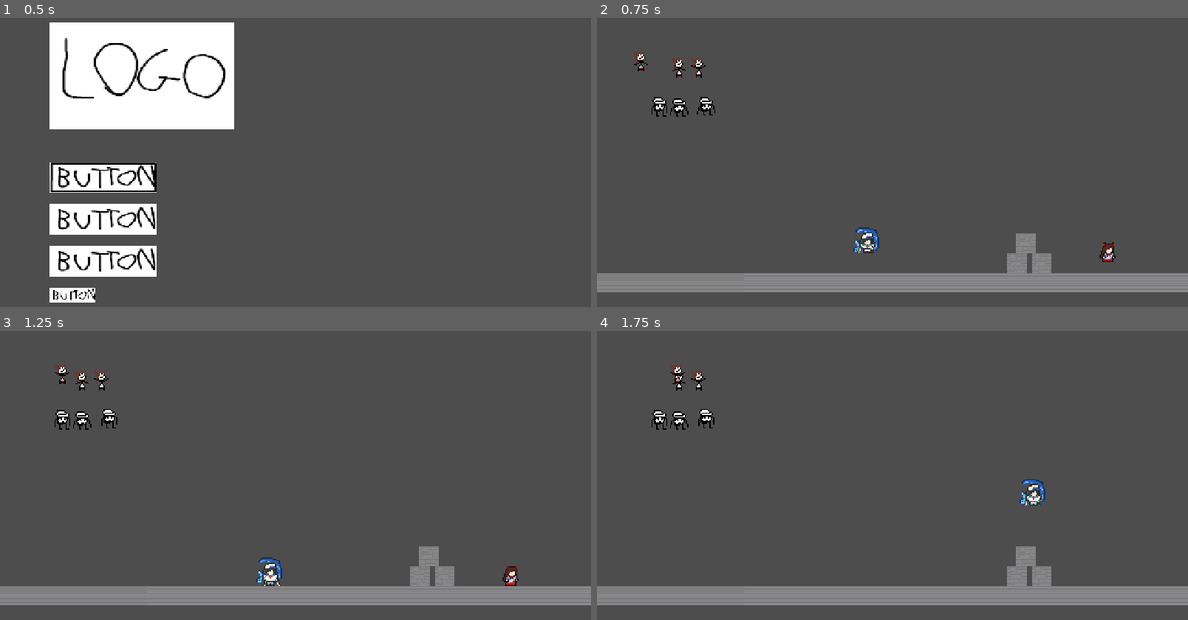
Above: before the commit, frames 1-4 (two rows, left to right).
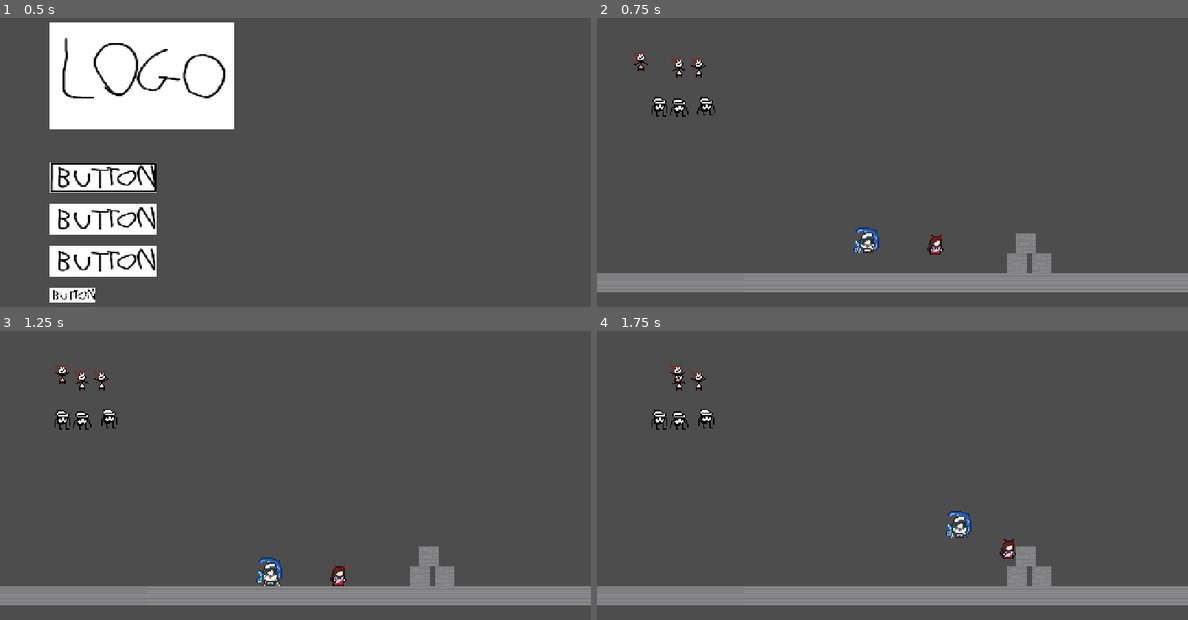
Above: after the commit, the same moments.

Repository: yumio7/KageBushinNoJutsu
Game: Godot game, scene res://Scenes/mainmenu.tscn
Two runs of this game, one before a commit and one after it. Both use one fixed random seed, a clock stepped at 60 frames per second and the inputs below.
Inputs (mouse positions are in pixels of both pictures, inside the frame that each line leads up to):
- Up to frame 1 (0.5 s): no input
- Up to frame 2 (0.75 s): click (697, 176) at 0.5 s
- Up to frame 3 (1.25 s): no input
- Up to frame 4 (1.75 s): hold Right (Right) from 1.28 s (still down); hold X (Ability) from 1.28 s (still down); tap Z (Jump) at 1.52, 1.55 s

Frame 1 is identical in both runs. In frame 2, 0.3% of the frame differs, in the area x 55-88%, y 75-85%; in frame 3, 0.3%; in frame 4, 0.8%, in the area x 59-76%, y 51-79%.

Commit message:
copy over minamitsu script

Diff:
--- a/Scenes/Entities/minamitsu.gd
+++ b/Scenes/Entities/minamitsu.gd
@@ -1,25 +1,47 @@
 extends CharacterBody2D
 
-
-const SPEED = 300.0
-const JUMP_VELOCITY = -400.0
-
+const walkSpeed: float = 50.0			# Base walking Movement speed
+const walkSpeedMax: float = 200.0		# Maximum walking movement speed. Minamitsu cannot move faster than this when walking.
+const jumpVelocity: float = -250.0		# Jump velocity. It is negative because in Godot up is negative y.
+const fallSpeedMax: float = 250.0		# Maximum fall velocity. Minamitsu cannot fall faster than this.
+const dashVelocity: float = 300.0		# Dash velocity.
+# Get the gravity from the project settings to be synced with RigidBody nodes.
+var gravity = ProjectSettings.get_setting("physics/2d/default_gravity")
+# Tracks state of character for different movement behaviours
+enum state {Idle = 0, Walk = 1, Jump = 2, Fall = 3, Ability = 4}	# Define enum for every state
+var currentState: int = state.Idle									# Tracks the current state. By default, it is set to idle.
+var walkDirection: int = 0												# Keep track of whether controls for walking are being held down
 
 func _physics_process(delta: float) -> void:
-	# Add the gravity.
+	# Apply gravity
 	if not is_on_floor():
 		velocity += get_gravity() * delta
+		if Input.is_action_pressed("Ability") and (currentState == state.Fall || currentState == state.Jump):
+			velocity.y = jumpVelocity
+			currentState = state.Ability
 
 	# Handle jump.
-	if Input.is_action_just_pressed("ui_accept") and is_on_floor():
-		velocity.y = JUMP_VELOCITY
+	if Input.is_action_pressed("Jump") and is_on_floor():
+		velocity.y = jumpVelocity
 
-	# Get the input direction and handle the movement/deceleration.
-	# As good practice, you should replace UI actions with custom gameplay actions.
-	var direction := Input.get_axis("ui_left", "ui_right")
-	if direction:
-		velocity.x = direction * SPEED
+	# double jump
+
+	var direction := Input.get_axis("Left", "Right") # left is neg, right is pos, neutral is zero
+	if direction and abs(velocity.x) < walkSpeedMax:
+		velocity.x += direction * walkSpeed
 	else:
-		velocity.x = move_toward(velocity.x, 0, SPEED)
+		velocity.x = move_toward(velocity.x, 0, walkSpeed)
+
+	if direction > 0:
+		$AnimatedSprite2D.flip_h = false;
+	elif direction < 0:
+		$AnimatedSprite2D.flip_h = true;
+
+	if is_on_floor() and velocity.x == 0: currentState = state.Idle
+	elif is_on_floor() and velocity.x != 0: currentState = state.Walk
+	elif !is_on_floor() and currentState == state.Ability: pass
+	elif !is_on_floor() and velocity.y >= 0: currentState = state.Fall
+	elif !is_on_floor() and velocity.y < 0: currentState = state.Jump
 
 	move_and_slide()
+	$AnimatedSprite2D.play("Idle")
--- a/Scenes/testlevel.tscn
+++ b/Scenes/testlevel.tscn
@@ -109,7 +109,7 @@
 [node name="Entities" type="Node2D" parent="."]
 
 [node name="Kagerou" parent="." instance=ExtResource("10_1nyuf")]
-position = Vector2(414, 192)
+position = Vector2(274, 186)
 
 [node name="Minamitsu" parent="." instance=ExtResource("7_1p5t5")]
 position = Vector2(218, 185)
